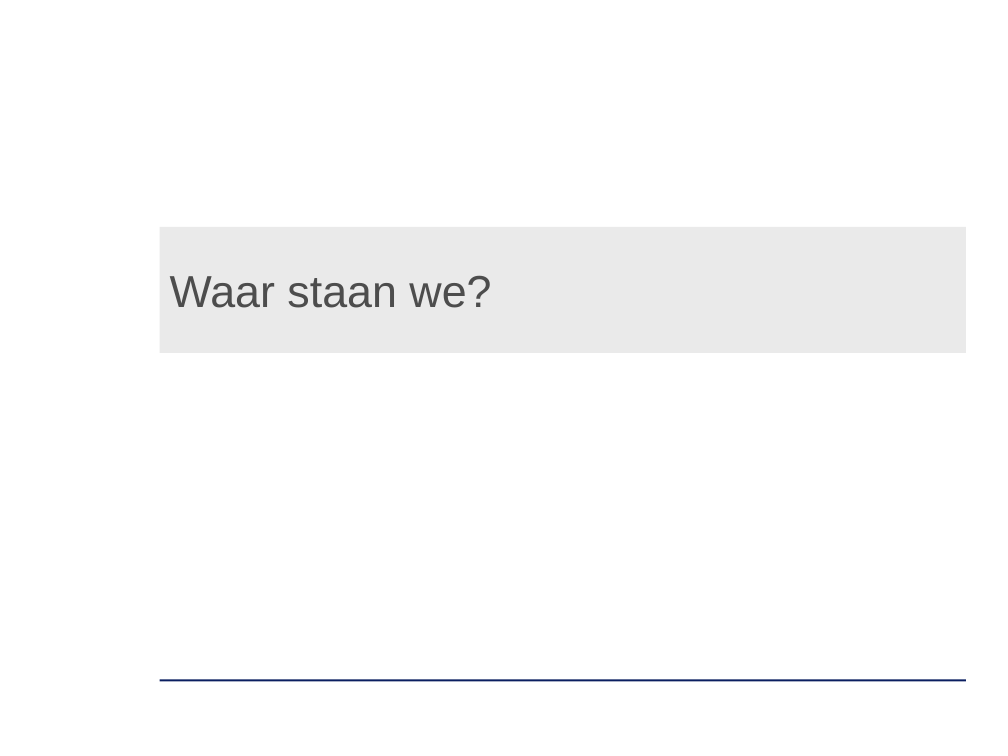
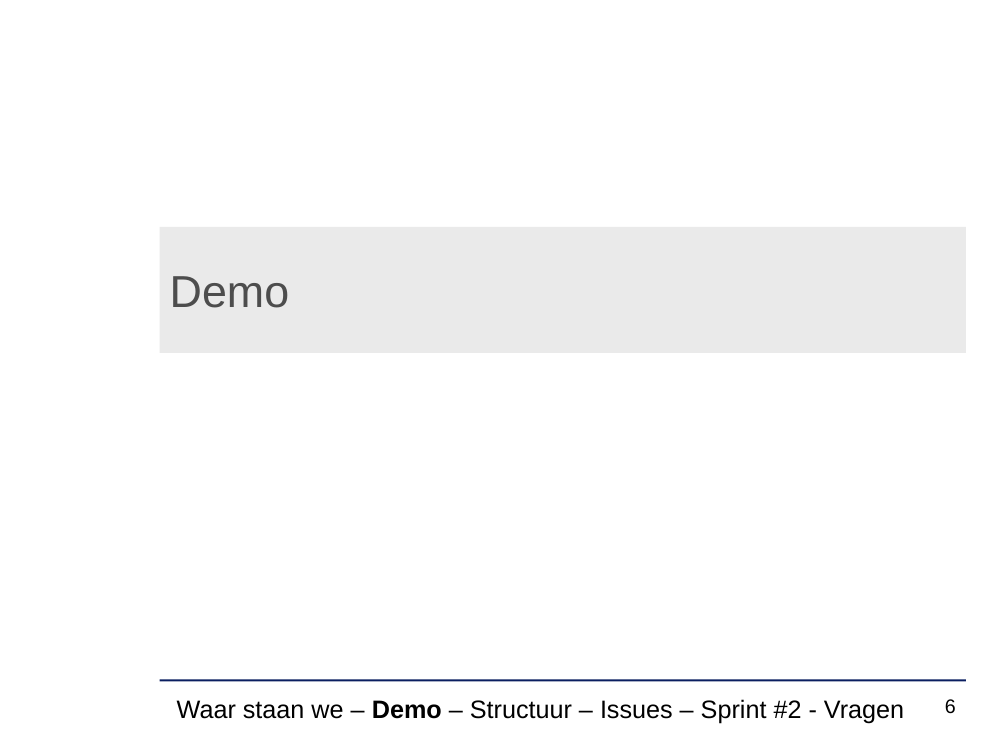
Before and after one commit to verkeergent/Traffic-Travel-Time-Analyzer-4, a slide deck: slide 6 of Analyse/sprint1presentatie.pptx (slide 2 before the commit). Drawn at 1008x756 pixels with LibreOffice and Linux fonts; fonts in the diff are those of the drawing; background and template pictures are left out. Boxes give left, top, right and bottom in pixels: in the first picture for what was removed or moved away, otherwise in the second. Text is boxed around its words. In the diff, an @@ line names an element or a change of style, - is before the commit and + after.

Commit message:
update presentatie sprint 1

```diff
--- a/Analyse/sprint1presentatie.pptx
+++ b/Analyse/sprint1presentatie.pptx
@@ title at (x1=170, y1=276, x2=289, y2=308): text changed @@
-Waar staan we?
+Demo
@@ text added at (x1=177, y1=699, x2=904, y2=724), 18 pt, text #000000 @@
+Waar staan we – Demo – Structuur – Issues – Sprint #2 - Vragen
@@ page number added at (x1=945, y1=699, x2=956, y2=714), 14 pt, text #000000 @@
+6
```
Also in this commit, not shown: 11 other slides changed, 7 slides added, 3 slides removed.
